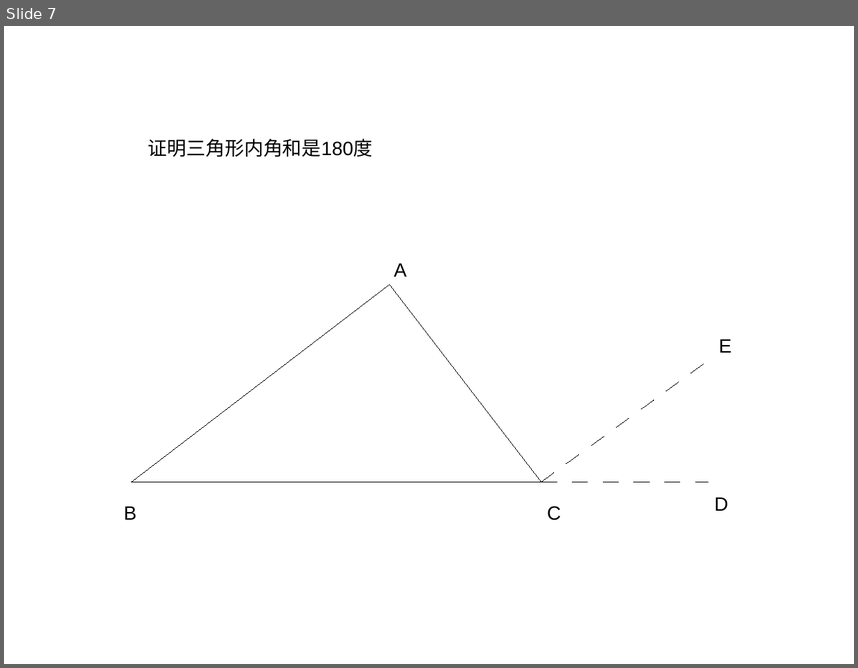
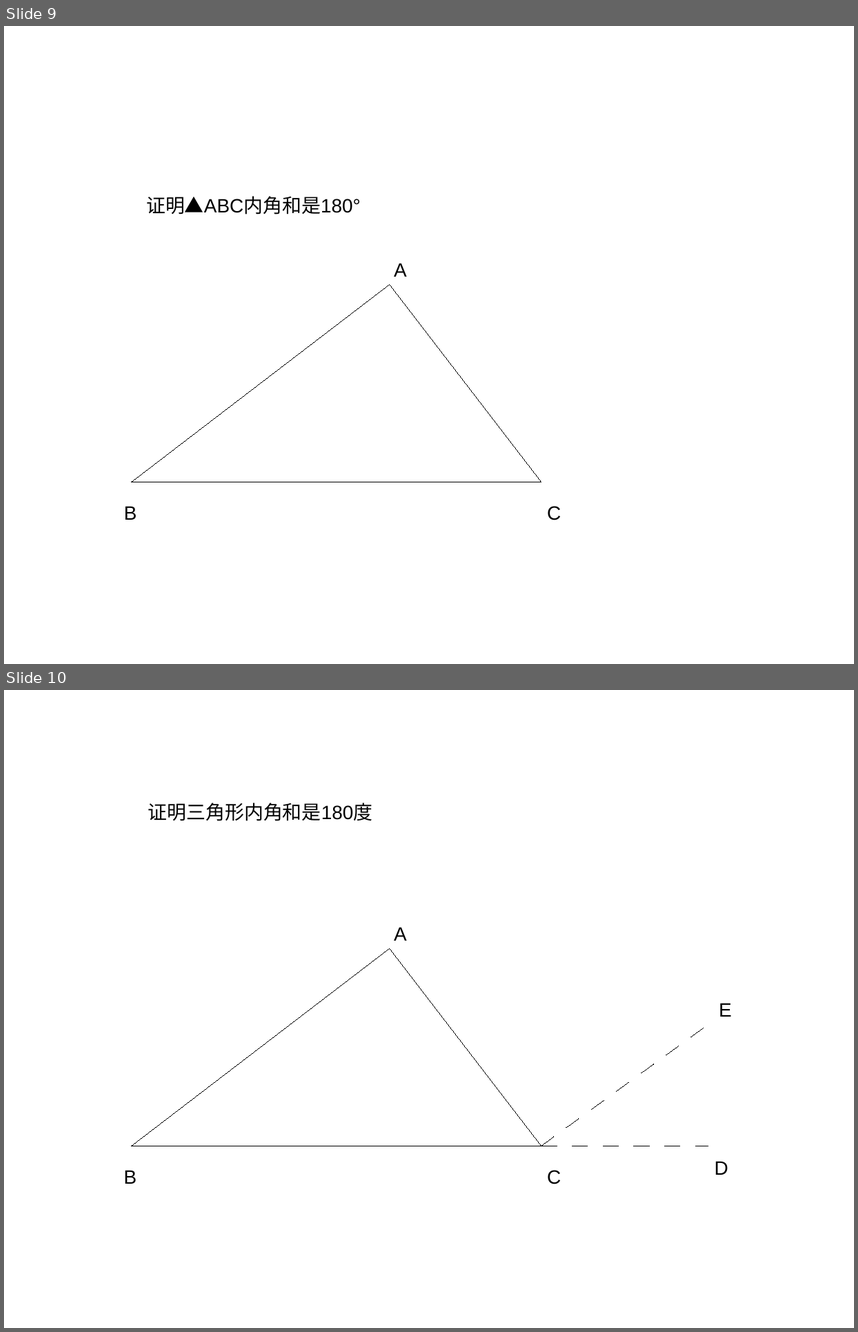
Before and after one commit to ericzhang/english-math, a slide deck: 2025-03-02/parallel.odp. Shown one above the other, each under a label of ours: slide 7 before the commit, slides 9 and 10 after it. The pictures are 858x668 and 858x1332 pixels, drawn with LibreOffice and Linux fonts; fonts in the diff are those of the drawing. Boxes give left, top, right and bottom in pixels: in the first picture for what was removed or moved away, otherwise in the second. Text is boxed around its words. In the diff, an @@ line names an element or a change of style, - is before the commit and + after.

```diff
--- a/2025-03-02/parallel.odp
+++ b/2025-03-02/parallel.odp
@@ slide 9 added at (4, 26, 854, 664), background #FFFFFF @@
@@ text added at (146, 196, 361, 214), 18 pt, text #000000 @@
+证明▲ABC内角和是180°
@@ text added at (394, 263, 407, 276), 18 pt, text #000000 @@
+A
@@ line added from (131, 482) to (390, 285), #000000 0 pt @@
@@ line added from (390, 285) to (542, 482), #000000 0 pt @@
@@ line added from (131, 482) to (542, 482), #000000 0 pt @@
@@ text added at (124, 506, 137, 519), 18 pt, text #000000 @@
+B
@@ text added at (547, 506, 561, 520), 18 pt, text #000000 @@
+C
@@ what was slide 7 is now slide 10 @@
```
Also in this commit, not shown: 1 slide changed, 3 other slides added, 7 other files.
